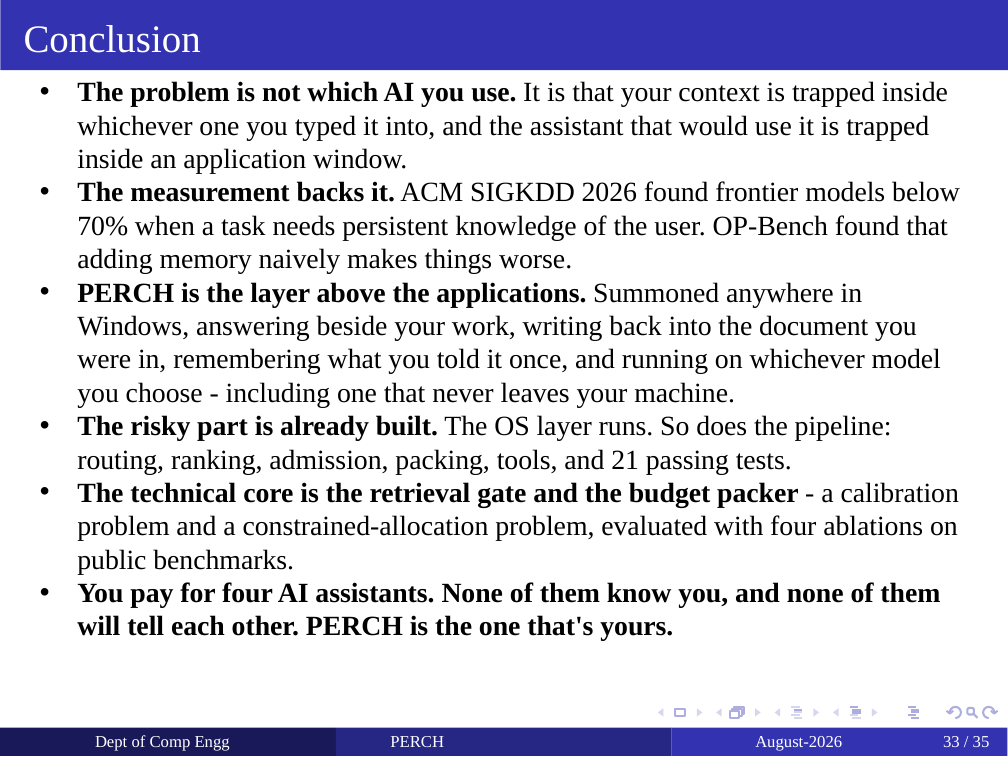
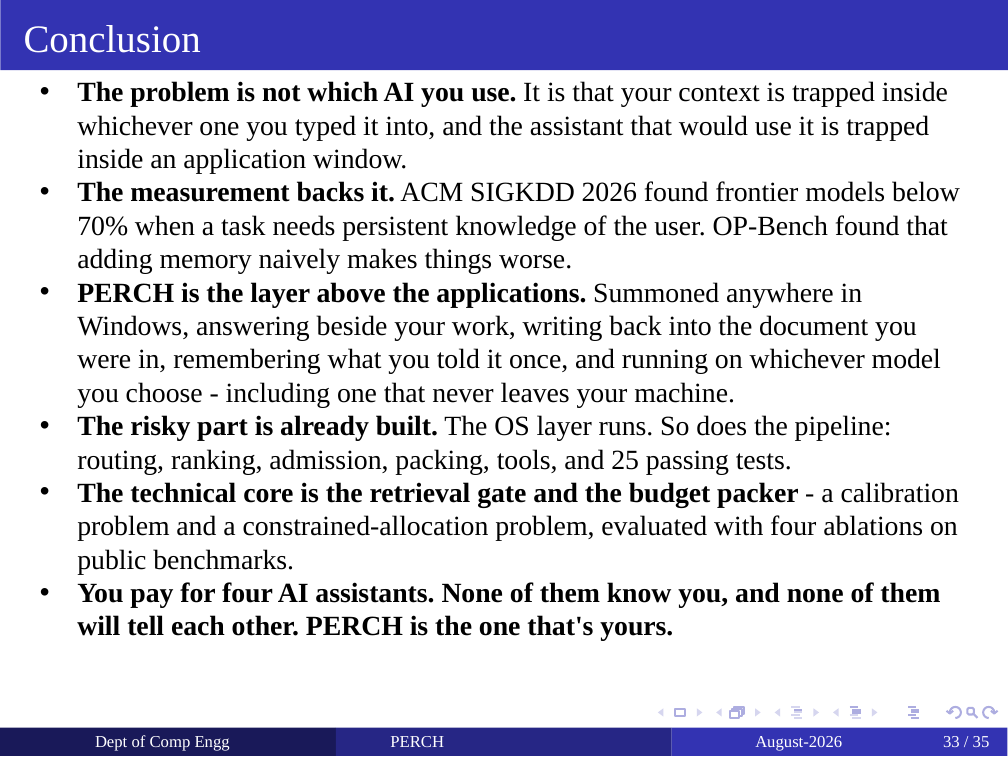
Before and after one commit to yashdoke7/perch, a slide deck: slide 33 of docs/PERCH_Project_Review.pptx. Drawn at 1008x757 pixels with LibreOffice and Linux fonts; fonts in the diff are those of the drawing. Boxes give left, top, right and bottom in pixels: in the first picture for what was removed or moved away, otherwise in the second. Text is boxed around its words. In the diff, an @@ line names an element or a change of style, - is before the commit and + after.

```diff
--- a/docs/PERCH_Project_Review.pptx
+++ b/docs/PERCH_Project_Review.pptx
@@ text at box(77, 415, 892, 474): text changed @@
-  • The risky part is already built. The OS layer runs. So does the pipeline: routing, ranking, admission, packing, tools, and 21 passing tests.
+  • The risky part is already built. The OS layer runs. So does the pipeline: routing, ranking, admission, packing, tools, and 25 passing tests.
```
Also in this commit, not shown: 2 other slides changed, 5 other files.
